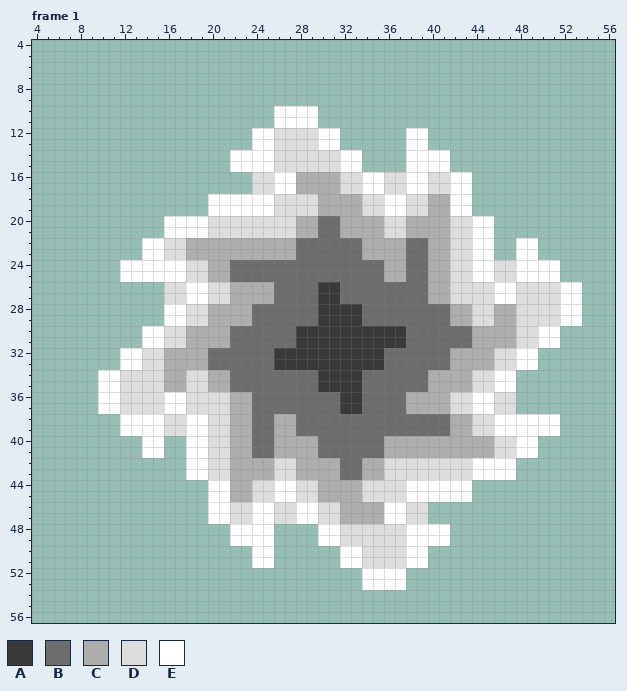
File history of a pixel-art file, games/Phaser-Snake-Game/public/assets/sprites/portal.aseprite. That is the earlier state.
64x64 pixels, 6 frames. Shown: frame 1: x 4..56, y 4..56. The commit also changed other frames, which this record leaves out.
Palette (. is transparent): A #393939  B #6d6d6d  C #aeaeae  D #dddddd  E #ffffff
New version:
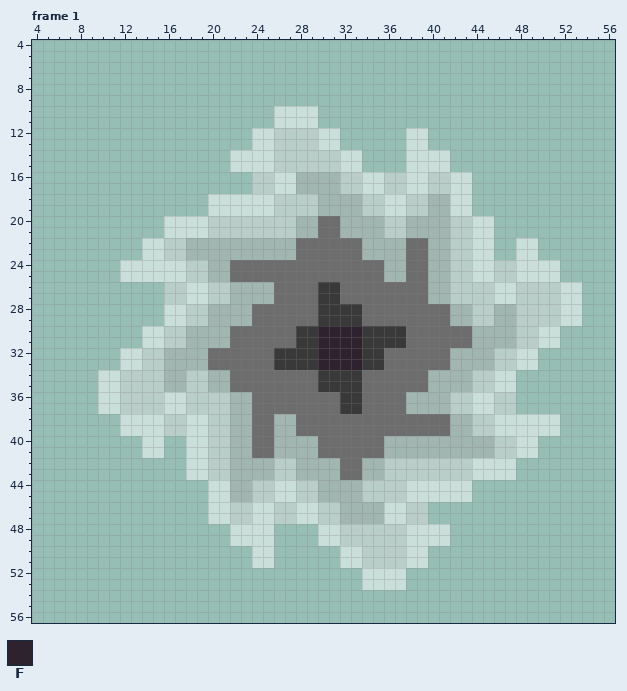
Colours new in this view: F #2e222f
Diff:
layer "base_translucent" added
@@ palette @@
-C #aeaeae
+C #aeaeae80
-D #dddddd
+D #dddddd80
-E #ffffff
+E #ffffff80
--- frame 1, layer "base"
@@ x 28..35 @@
 29 BBAAAABB
-30 AAAAAAAA
-31 AAAAAAAA
-32 AAAAAAAA
-33 AAAAAAAA
+30 AAFFFFAA
+31 AAFFFFAA
+32 AAFFFFAA
+33 AAFFFFAA
 34 BBAAAABB
